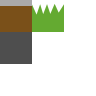
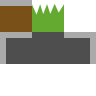
Revision of a layered 96px x 96px image; what changed, layer by layer:
added layer "Слой 4" above "Слой 3" over [32, 32, 64, 64]
added layer "Слой 3" above "Слой 2" over [64, 32, 96, 64]
renamed "Прямоугольник 1" to "Слой 2", moved it above "Прямоугольник 1", painted on it over [0, 32, 32, 64]
